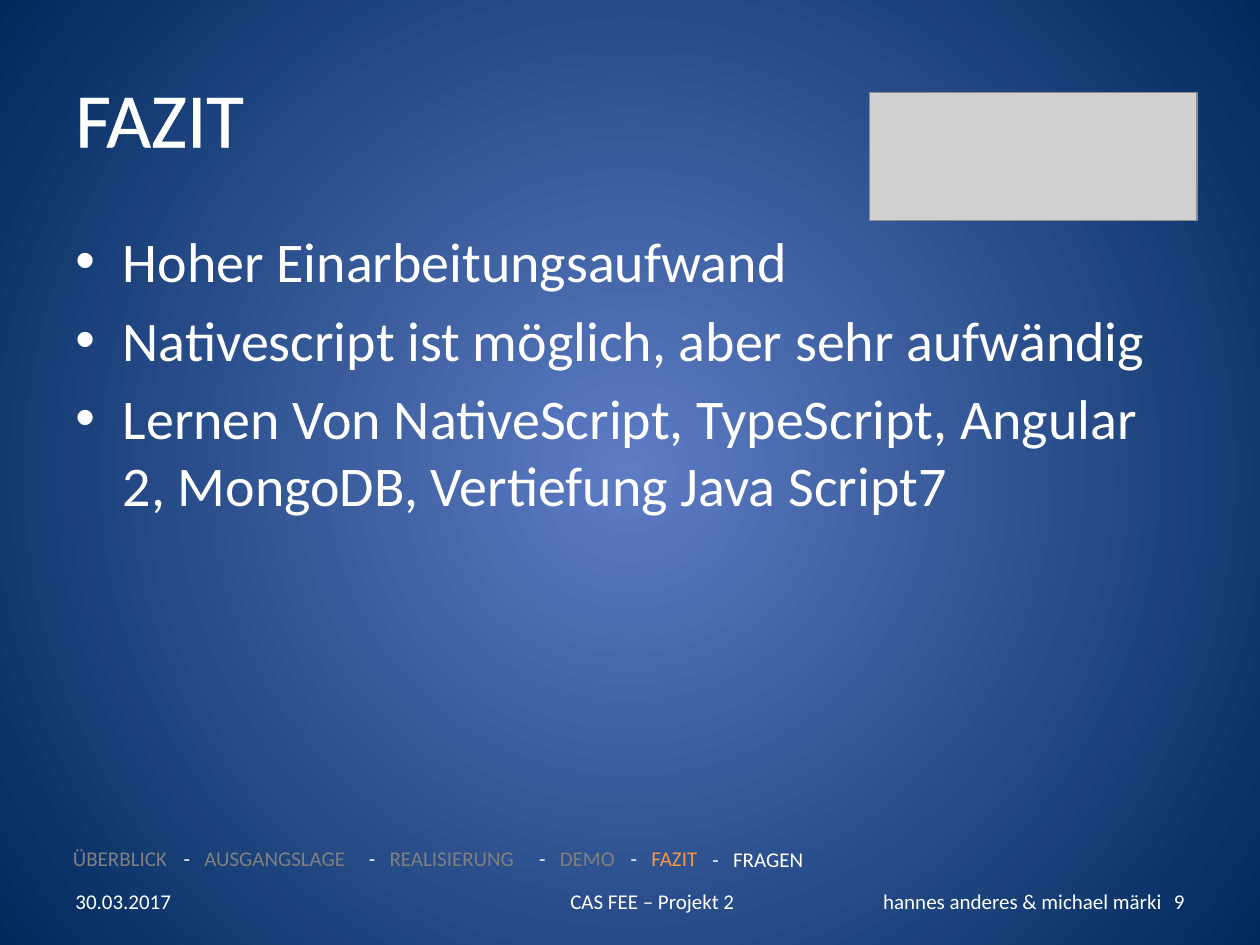
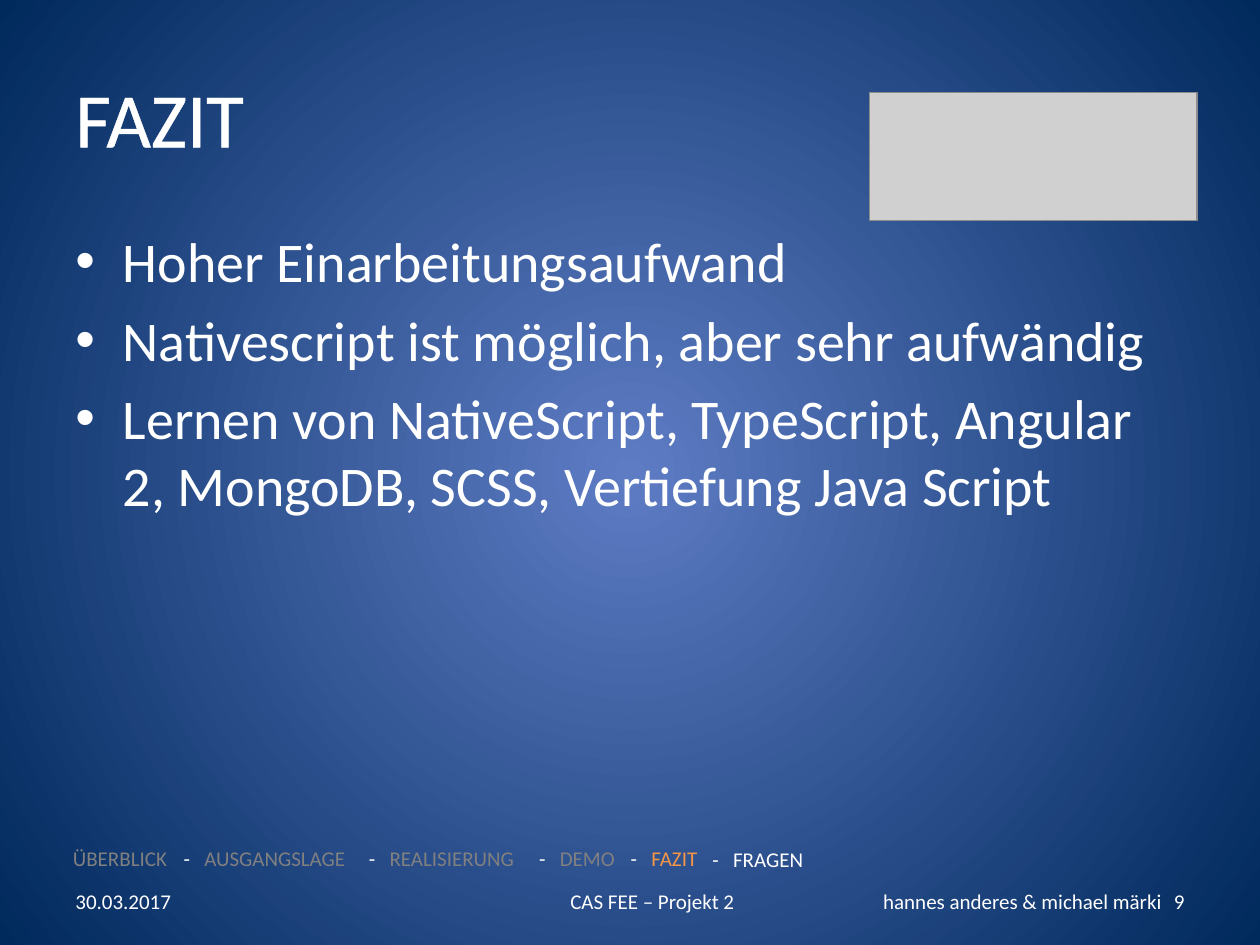
Before and after one commit to handeres/Pineapple, a slide deck: slide 9 of docs/CASFEE_2016_2017_Projekt2_handeres_mmaerki.pptx. Drawn at 1260x945 pixels with LibreOffice and Linux fonts; fonts in the diff are those of the drawing; grey boxes stand for pictures. Boxes give left, top, right and bottom in pixels: in the first picture for what was removed or moved away, otherwise in the second. Text is boxed around its words. In the diff, an @@ line names an element or a change of style, - is before the commit and + after.

Commit message:
Präsentation ImagePicker

```diff
--- a/docs/CASFEE_2016_2017_Projekt2_handeres_mmaerki.pptx
+++ b/docs/CASFEE_2016_2017_Projekt2_handeres_mmaerki.pptx
@@ text at (123,400,1133,516): text changed @@
-• Lernen Von NativeScript, TypeScript, Angular 2, MongoDB, Vertiefung Java Script7
+• Lernen von NativeScript, TypeScript, Angular 2, MongoDB, SCSS, Vertiefung Java Script
```
